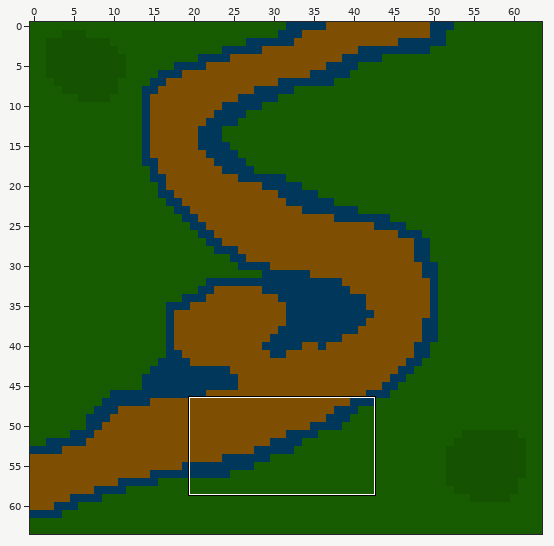
An edit to a level. Tiled map, assets/maps/test_map.tmx. Above: a wide view before the commit, with the close-up outlined.
Close-up. Before the commit:
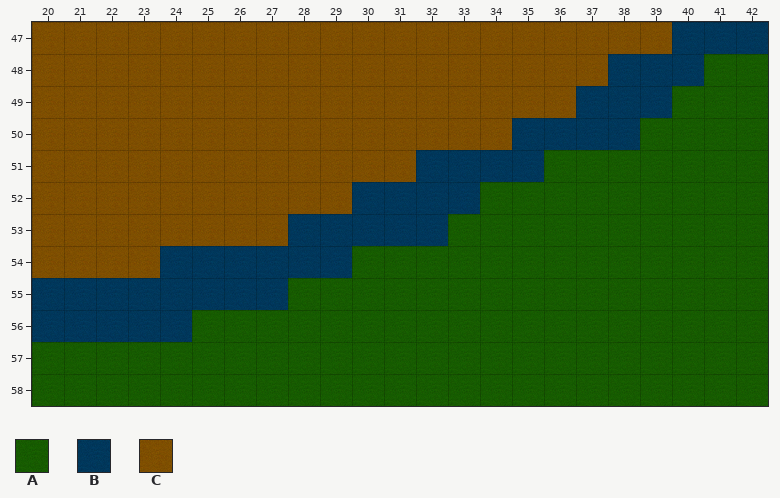
Cells are 32x32 px. Shown: x 20..42, y 47..58. The commit also changed other parts of the map, which this record leaves out.
Key: from "default": A 0, B 1, C 2.
_ is an empty cell.
Layers that did not change in this view are not listed.
Layer "terrain" before, first column x 20:
47 CCCCCCCCCCCCCCCCCCCCBBB
48 CCCCCCCCCCCCCCCCCCBBBAA
49 CCCCCCCCCCCCCCCCCBBBAAA
50 CCCCCCCCCCCCCCCBBBBAAAA
51 CCCCCCCCCCCCBBBBAAAAAAA
52 CCCCCCCCCCBBBBAAAAAAAAA
53 CCCCCCCCBBBBBAAAAAAAAAA
54 CCCCBBBBBBAAAAAAAAAAAAA
55 BBBBBBBBAAAAAAAAAAAAAAA
56 BBBBBAAAAAAAAAAAAAAAAAA
57 AAAAAAAAAAAAAAAAAAAAAAA
58 AAAAAAAAAAAAAAAAAAAAAAA
Once edited:
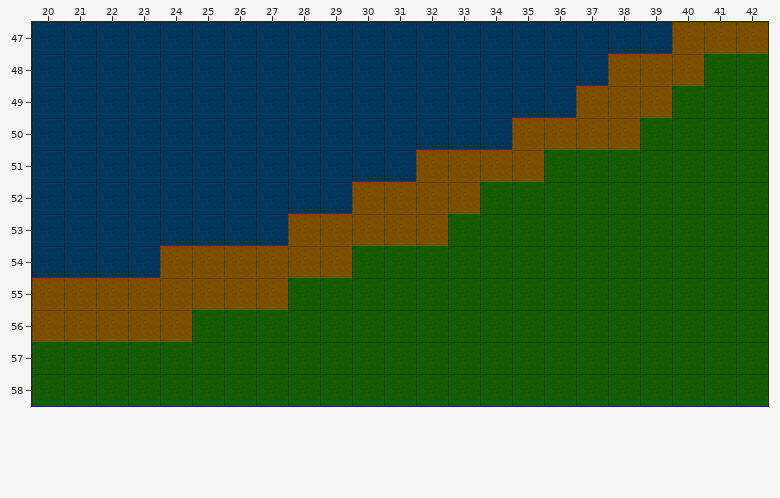
From old to new:
Layer "terrain":
y 47: x 20..42 CCCCCCCCCCCCCCCCCCCCBBB -> BBBBBBBBBBBBBBBBBBBBCCC
y 48: x 20..40 CCCCCCCCCCCCCCCCCCBBB -> BBBBBBBBBBBBBBBBBBCCC
y 49: x 20..39 CCCCCCCCCCCCCCCCCBBB -> BBBBBBBBBBBBBBBBBCCC
y 50: x 20..38 CCCCCCCCCCCCCCCBBBB -> BBBBBBBBBBBBBBBCCCC
y 51: x 20..35 CCCCCCCCCCCCBBBB -> BBBBBBBBBBBBCCCC
y 52: x 20..33 CCCCCCCCCCBBBB -> BBBBBBBBBBCCCC
y 53: x 20..32 CCCCCCCCBBBBB -> BBBBBBBBCCCCC
y 54: x 20..29 CCCCBBBBBB -> BBBBCCCCCC
y 55: x 20..27 BBBBBBBB -> CCCCCCCC
y 56: x 20..24 BBBBB -> CCCCC
Boxes around the changes in both close-ups, in picture pixels (x1, y1, x2, y2):
changed: (32, 22, 768, 342)
